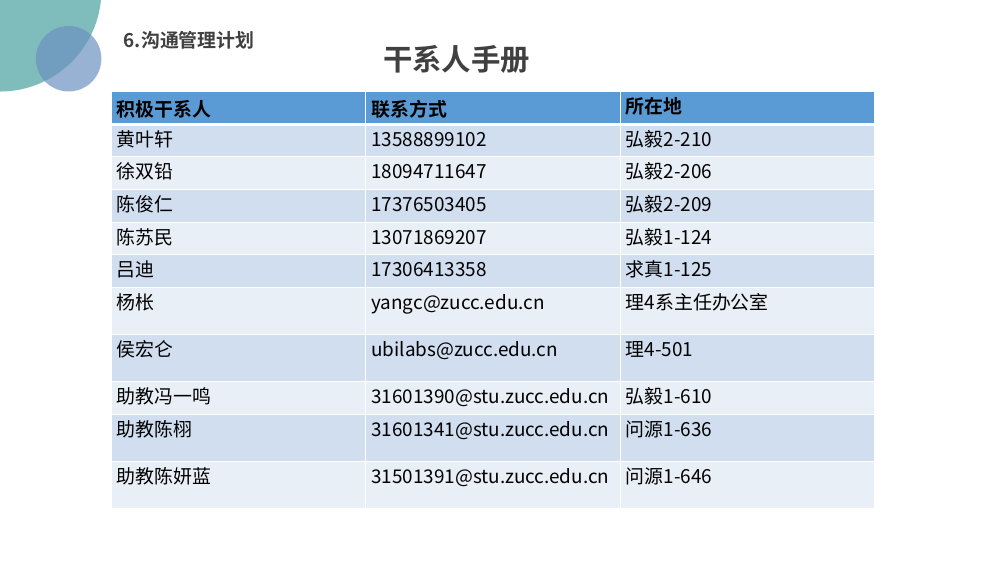
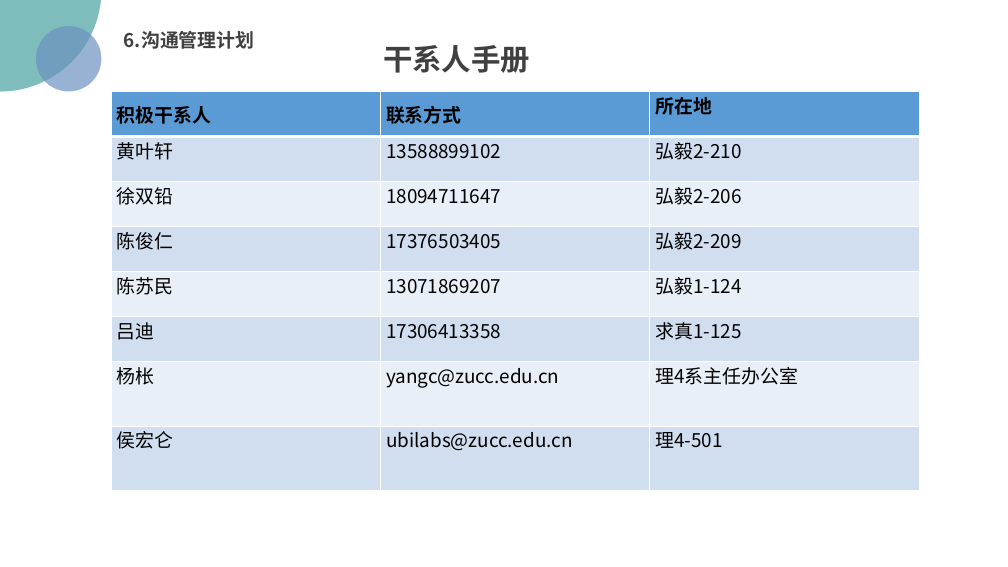
Before and after one commit to PRD2018/PRD2018-G15, a slide deck: slide 40 of 受控文档/01-需求工程项目计划/[PRD-15]需求工程项目计划.pptx (slide 42 before the commit). Drawn at 1008x567 pixels with LibreOffice and Linux fonts; fonts in the diff are those of the drawing; background and template pictures are left out. Boxes give left, top, right and bottom in pixels: in the first picture for what was removed or moved away, otherwise in the second. Text is boxed around its words. In the diff, an @@ line names an element or a change of style, - is before the commit and + after.

```diff
--- a/受控文档/01-需求工程项目计划/[PRD-15]需求工程项目计划.pptx
+++ b/受控文档/01-需求工程项目计划/[PRD-15]需求工程项目计划.pptx
@@ table at (111, 91, 919, 491) @@
-row 9: 助教冯一鸣 | 31601390@stu.zucc.edu.cn | 弘毅1-610
-row 10: 助教陈栩 | 31601341@stu.zucc.edu.cn | 问源1-636
-row 11: 助教陈妍蓝 | 31501391@stu.zucc.edu.cn | 问源1-646
@@ table: place and size @@
-table at (111, 91, 876, 509)
+table at (111, 91, 919, 491)
```
Also in this commit, not shown: 15 other slides changed, 4 slides added, 6 slides removed, 3 other files.
